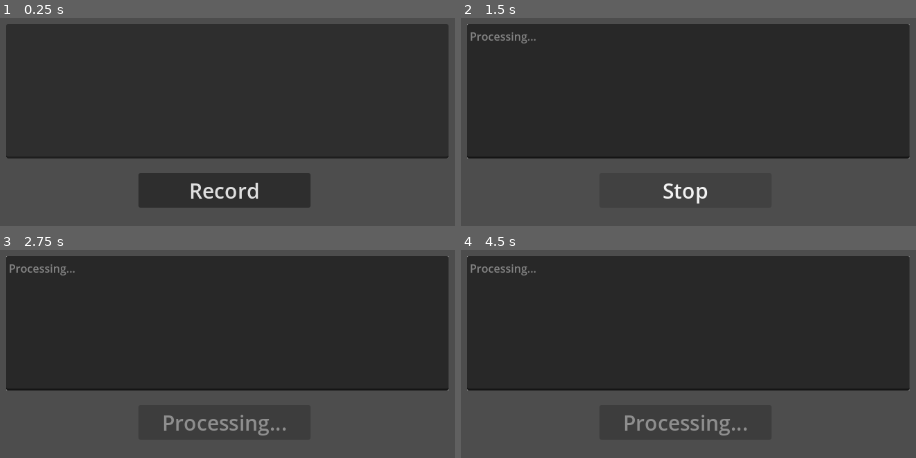
Above: before the commit, frames 1-4 (two rows, left to right).
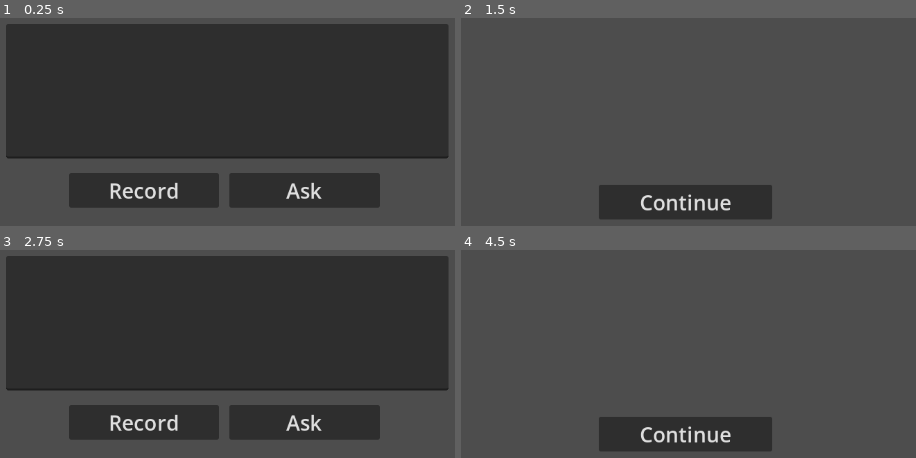
Above: after the commit, the same moments.

Repository: Skyvastern/the-aspiring-deva
Game: Godot game, scene res://main/main.tscn
Same seed, same stepped clock (60 frames per second), same inputs: the game is played once before the commit and once after it.
Inputs (mouse positions are in pixels of both pictures, inside the frame that each line leads up to):
- Up to frame 1 (0.25 s): no input
- Up to frame 2 (1.5 s): click (688, 90) at 0.52 s; type "Alex" at 0.6 s; click (765, 190) at 1.25 s, where only the run after the commit has a clickable "Ask"
- Up to frame 3 (2.75 s): click (222, 435) at 2 s, where only the run after the commit has a clickable "Continue"
- Up to frame 4 (4.5 s): click (606, 422) at 2.75 s, where only the run after the commit has a clickable "Record"; click (606, 422) at 3.5 s, where only the run after the commit has a clickable "Stop"; click (765, 422) at 4.25 s, where only the run after the commit has a clickable "Ask"

The runs differ from the first frame. In frame 1, 6.2% of the frame differs, in the area x 15-84%, y 74-91%; in frame 2, 66%; in frame 3, 6.4%; in frame 4, 66%, in the area x 1-99%, y 2-97%.
Error before the commit: Cannot call method 'get_length' on a null value. (res://main/audio_record/audio_record.gd:59)
Error after the commit: Cannot call method 'get_length' on a null value. (res://main/audio_record/audio_record.gd:65)

Commit message:
Setup flow between audio_record and npc_speak scenes

Diff:
--- a/frontend/main/audio_record/audio_record.gd
+++ b/frontend/main/audio_record/audio_record.gd
@@ -1,11 +1,16 @@
 extends Control
 class_name AudioRecord
 
+@export_group("UI")
+@export var text_edit: TextEdit
+@export var record_btn: Button
+@export var ask_btn: Button
+
+@export_group("References")
 @export var audio_record: AudioStreamPlayer
 @export var audio_player: AudioStreamPlayer
-@export var text_edit: TextEdit
-@export var record_btn: Button
 @export var speech_to_text_api: SpeechToTextAPI
+@export_file("*.tscn") var npc_speak_scene_path: String
 
 var effect: AudioEffectRecord
 var recording: AudioStreamWAV
@@ -13,6 +18,7 @@
 
 func _ready() -> void:
 	record_btn.pressed.connect(_on_record_btn_pressed)
+	ask_btn.pressed.connect(_on_ask_btn_pressed)
 	speech_to_text_api.processed.connect(_on_speech_to_text_processed)
 
 	var index: int = AudioServer.get_bus_index("Record")
@@ -70,3 +76,16 @@
 	text_edit.editable = true
 	record_btn.disabled = false
 	record_btn.text = "Record"
+
+
+func _on_ask_btn_pressed() -> void:
+	Global.load_menu(
+		self,
+		npc_speak_scene_path,
+		[
+			{
+				"name": "interpret",
+				"args": [text_edit.text]
+			}
+		]
+	)
--- a/frontend/main/audio_record/audio_record.tscn
+++ b/frontend/main/audio_record/audio_record.tscn
@@ -5,7 +5,7 @@
 
 [sub_resource type="AudioStreamMicrophone" id="AudioStreamMicrophone_rgdxj"]
 
-[node name="AudioRecord" type="Control" node_paths=PackedStringArray("audio_record", "audio_player", "text_edit", "record_btn", "speech_to_text_api")]
+[node name="AudioRecord" type="Control" node_paths=PackedStringArray("text_edit", "record_btn", "ask_btn", "audio_record", "audio_player", "speech_to_text_api")]
 layout_mode = 3
 anchors_preset = 8
 anchor_left = 0.5
@@ -15,11 +15,13 @@
 grow_horizontal = 2
 grow_vertical = 2
 script = ExtResource("1_w3vpf")
+text_edit = NodePath("TextEdit")
+record_btn = NodePath("Buttons/RecordBtn")
+ask_btn = NodePath("Buttons/AskBtn")
 audio_record = NodePath("AudioRecord")
 audio_player = NodePath("AudioPlayer")
-text_edit = NodePath("TextEdit")
-record_btn = NodePath("Buttons/RecordBtn")
 speech_to_text_api = NodePath("SpeechToTextAPI")
+npc_speak_scene_path = "res://main/npc/npc_speak/npc_speak.tscn"
 
 [node name="AudioRecord" type="AudioStreamPlayer" parent="."]
 stream = SubResource("AudioStreamMicrophone_rgdxj")
@@ -41,9 +43,9 @@
 anchor_top = 0.5
 anchor_right = 0.5
 anchor_bottom = 0.5
-offset_left = -124.0
+offset_left = -224.0
 offset_top = 122.0
-offset_right = 124.0
+offset_right = 224.0
 offset_bottom = 172.0
 grow_horizontal = 2
 grow_vertical = 2
@@ -56,4 +58,11 @@
 theme_override_font_sizes/font_size = 30
 text = "Record"
 
+[node name="AskBtn" type="Button" parent="Buttons"]
+layout_mode = 2
+size_flags_horizontal = 3
+focus_mode = 0
+theme_override_font_sizes/font_size = 30
+text = "Ask"
+
 [node name="SpeechToTextAPI" parent="." instance=ExtResource("2_e1hex")]
--- a/frontend/main/main.gd
+++ b/frontend/main/main.gd
@@ -1,4 +1,9 @@
 extends Node
+class_name Main
 
 @export var audio_record: AudioRecord
 @export var npc_speak: NPC_Speak
+
+
+func _enter_tree() -> void:
+	Global.main = self
--- a/frontend/main/main.tscn
+++ b/frontend/main/main.tscn
@@ -1,14 +1,11 @@
-[gd_scene load_steps=4 format=3 uid="uid://bfawuhapwvy2u"]
+[gd_scene load_steps=3 format=3 uid="uid://bfawuhapwvy2u"]
 
 [ext_resource type="Script" path="res://main/main.gd" id="1_8mdjw"]
 [ext_resource type="PackedScene" uid="uid://ctgeu75p213ew" path="res://main/audio_record/audio_record.tscn" id="2_rtmqv"]
-[ext_resource type="PackedScene" uid="uid://b3shry0lb6gwu" path="res://main/npc/npc_speak/npc_speak.tscn" id="3_a6lwv"]
 
 [node name="Main" type="Node" node_paths=PackedStringArray("audio_record", "npc_speak")]
 script = ExtResource("1_8mdjw")
 audio_record = NodePath("AudioRecord")
-npc_speak = NodePath("NPC Speak")
+npc_speak = NodePath("")
 
 [node name="AudioRecord" parent="." instance=ExtResource("2_rtmqv")]
-
-[node name="NPC Speak" parent="." instance=ExtResource("3_a6lwv")]
--- a/frontend/main/npc/npc_speak/npc_speak.gd
+++ b/frontend/main/npc/npc_speak/npc_speak.gd
@@ -1,12 +1,25 @@
 extends Node
 class_name NPC_Speak
 
+@export_group("UI")
+@export var npc_response: Label
+@export var continue_btn: Button
+
+@export_group("References")
+@export_file("*.tscn") var audio_record_scene_path: String
 @export var text_to_speech_api: TextToSpeechAPI
 @export var audio_player: AudioStreamPlayer
 
 
 func _ready() -> void:
 	text_to_speech_api.processed.connect(_on_text_to_speech_api_processed)
+	continue_btn.pressed.connect(_on_continue_btn_pressed)
+
+	npc_response.text = ""
+
+
+func interpret(question: String) -> void:
+	print(question)
 
 
 func speak(value: String) -> void:
@@ -16,3 +29,7 @@
 func _on_text_to_speech_api_processed(audio_stream: AudioStreamOggVorbis) -> void:
 	audio_player.stream = audio_stream
 	audio_player.play()
+
+
+func _on_continue_btn_pressed() -> void:
+	Global.load_menu(self, audio_record_scene_path)
--- a/frontend/main/npc/npc_speak/npc_speak.tscn
+++ b/frontend/main/npc/npc_speak/npc_speak.tscn
@@ -3,11 +3,58 @@
 [ext_resource type="Script" path="res://main/npc/npc_speak/npc_speak.gd" id="1_w7314"]
 [ext_resource type="PackedScene" uid="uid://cksg3viktx8p" path="res://main/api/text_to_speech_api/text_to_speech_api.tscn" id="2_wrdns"]
 
-[node name="NPC Speak" type="Node" node_paths=PackedStringArray("text_to_speech_api", "audio_player")]
+[node name="NPC Speak" type="Control" node_paths=PackedStringArray("npc_response", "continue_btn", "text_to_speech_api", "audio_player")]
+layout_mode = 3
+anchors_preset = 15
+anchor_right = 1.0
+anchor_bottom = 1.0
+grow_horizontal = 2
+grow_vertical = 2
 script = ExtResource("1_w7314")
+npc_response = NodePath("ScrollContainer/NPC Response")
+continue_btn = NodePath("ContinueBtn")
+audio_record_scene_path = "res://main/audio_record/audio_record.tscn"
 text_to_speech_api = NodePath("TextToSpeechAPI")
 audio_player = NodePath("AudioPlayer")
 
 [node name="TextToSpeechAPI" parent="." instance=ExtResource("2_wrdns")]
 
 [node name="AudioPlayer" type="AudioStreamPlayer" parent="."]
+
+[node name="ScrollContainer" type="ScrollContainer" parent="."]
+layout_mode = 1
+anchors_preset = 8
+anchor_left = 0.5
+anchor_top = 0.5
+anchor_right = 0.5
+anchor_bottom = 0.5
+offset_left = -395.0
+offset_top = -192.0
+offset_right = 395.0
+offset_bottom = 96.0
+grow_horizontal = 2
+grow_vertical = 2
+
+[node name="NPC Response" type="Label" parent="ScrollContainer"]
+custom_minimum_size = Vector2(750, 0)
+layout_mode = 2
+text = "I am a humble NPC."
+autowrap_mode = 3
+
+[node name="ContinueBtn" type="Button" parent="."]
+layout_mode = 1
+anchors_preset = 8
+anchor_left = 0.5
+anchor_top = 0.5
+anchor_right = 0.5
+anchor_bottom = 0.5
+offset_left = -125.0
+offset_top = 139.0
+offset_right = 125.0
+offset_bottom = 189.0
+grow_horizontal = 2
+grow_vertical = 2
+size_flags_horizontal = 3
+focus_mode = 0
+theme_override_font_sizes/font_size = 30
+text = "Continue"
--- a/frontend/main/singletons/global/global.gd
+++ b/frontend/main/singletons/global/global.gd
@@ -1,7 +1,22 @@
 extends Node
+
+var main: Main
 
 
 func save_file_to_disk(binary_data: PackedByteArray, output_path: String) -> void:
 	var file = FileAccess.open(output_path, FileAccess.WRITE)
 	file.store_buffer(binary_data)
 	file.close()
+
+
+func load_menu(current_menu: Node, new_menu_path: String, new_menu_callbacks: Array = []) -> void:
+	var menu_res: Resource = load(new_menu_path)
+	var menu: Node = menu_res.instantiate()
+	main.add_child(menu)
+
+	for fn in new_menu_callbacks:
+		var fn_name = fn["name"]
+		var fn_args = fn["args"]
+		menu.callv(fn_name, fn_args)
+
+	current_menu.queue_free()
